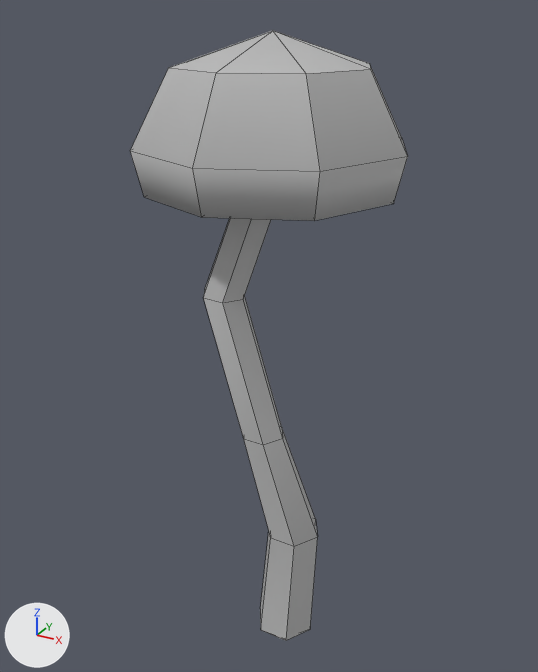
The FBX model BearPrototypes/Assets/Objects/Medium_Mushroom.fbx, before and after one commit.
Both versions are drawn from a camera (50 mm lens) standing at (2.08, -3.83, 4.12) and looking at (-0.05, 0.05, 2.18). Arrows for +X, +Y and +Z are at lower left; the lights stay in place. Mesh edges are drawn as thin lines. Where no turn or scale is listed for an object, it has been applied to the vertices.

Script lines for the objects in view, before the commit:
```python
me_mesh = bpy.data.meshes.new('Mesh')
me_mesh.from_pydata(...)  # 66 vertices, 76 faces; spans x -0.81..0.81, y -0.81..0.81, z 0.02..3.99
me_mesh.materials.append(mat_lambert1)  # grey #bcbcbc
ob_midmushroom = bpy.data.objects.new('MidMushroom', me_mesh)
ob_midmushroom.location = (0.0, 0.0, 0.014)
```
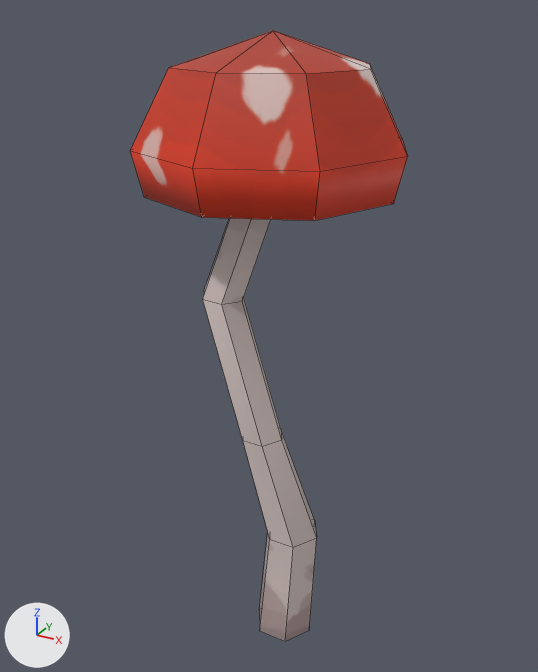
Pixel boxes (x1, y1, x2, y2) of what changed, in the pictures (538 x 672 px):
'MidMushroom', reshaped: before (130, 30, 408, 640); after (130, 30, 408, 641)
part 1 of me_mesh, rebuilt: before (203, 218, 317, 640); after (203, 218, 316, 641)
part 2 of me_mesh, recoloured (grey to red): (130, 30, 408, 221) in both

What the commit changed:
Picture 'Misc.png' (img_misc_png) is new.
Material 'Misc' (mat_misc) is new.
Its texture is img_misc_png (with its transparency).
me_mesh is used by ob_midmushroom; location (0.0, 0.0, 0.014).
me_mesh had 66 vertices, 76 faces and spanned x -0.81..0.81, y -0.81..0.81, z 0.02..3.99.
me_mesh now has 64 vertices, 64 faces and spans x -0.81..0.81, y -0.81..0.81, z 0.19..3.99.
me_mesh part 1: the loose piece of 32 vertices spanning x -0.33..0.46, y -0.46..0.14, z 0.02..3.39 is rebuilt with 30 vertices and now spans x -0.34..0.45, y -0.46..0.14, z 0.19..3.38, in mat_misc (picture img_misc_png).
me_mesh part 2: 40 faces spanning x -0.81..0.81, y -0.81..0.81, z 3.14..3.99 switch from mat_lambert1 (grey #bcbcbc) to mat_misc (picture img_misc_png).
